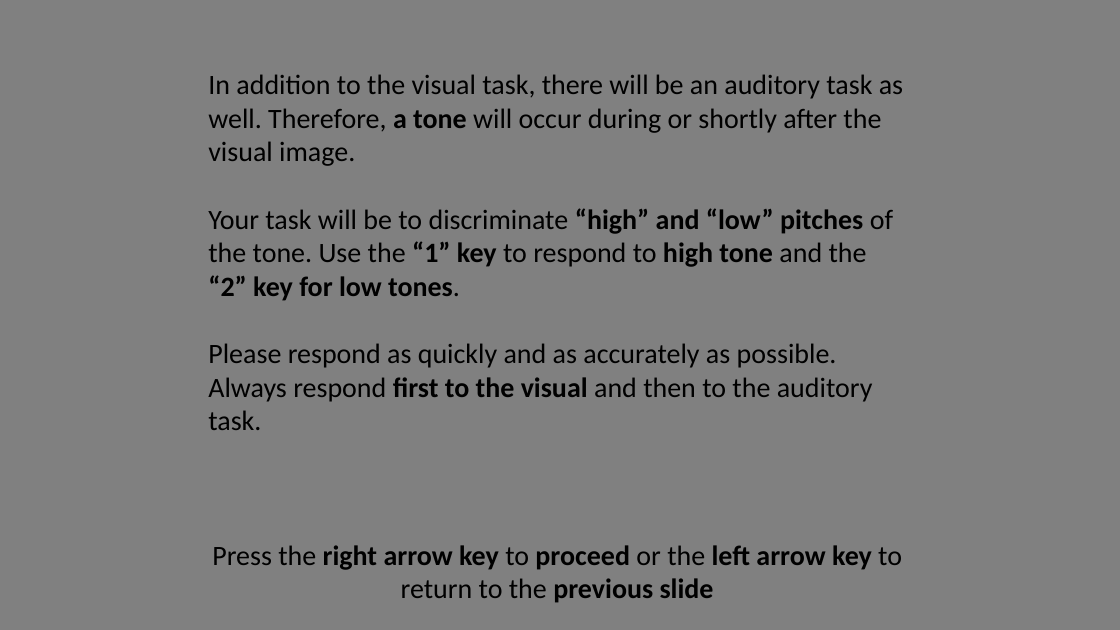
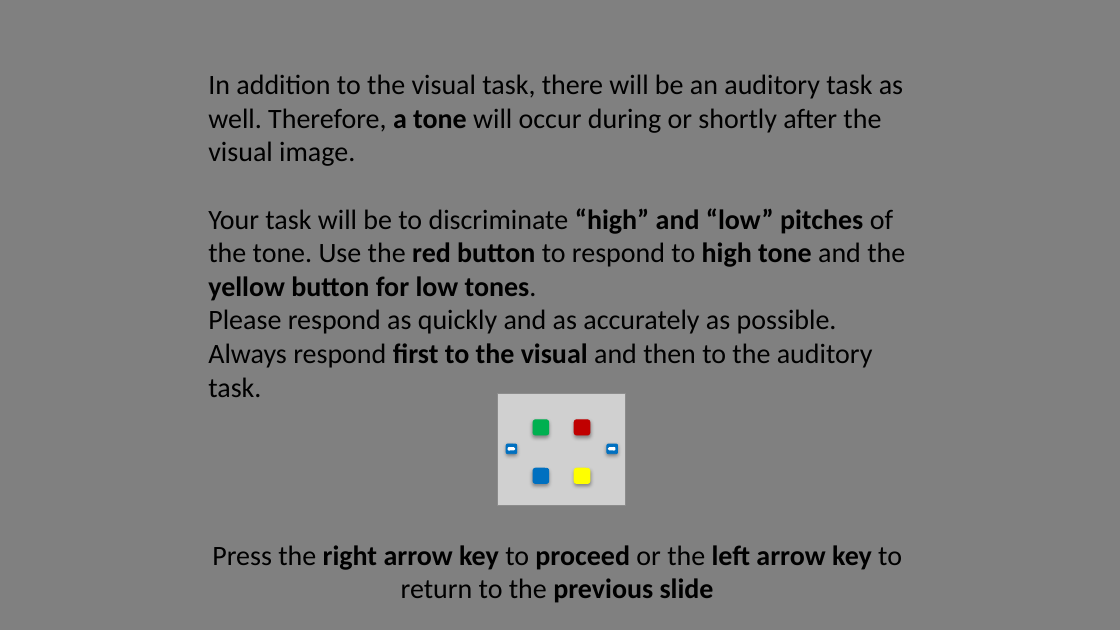
Before and after one commit to NCCLabMPI/Reconstructed_time_experiment, a slide deck: slide 4 of instructions/Instructions.pptx (slide 3 before the commit). Drawn at 1120x630 pixels with LibreOffice and Linux fonts; fonts in the diff are those of the drawing; grey boxes stand for pictures. Boxes give left, top, right and bottom in pixels: in the first picture for what was removed or moved away, otherwise in the second. Text is boxed around its words. In the diff, an @@ line names an element or a change of style, - is before the commit and + after.

```diff
--- a/instructions/Instructions.pptx
+++ b/instructions/Instructions.pptx
@@ text at <box>208,208,905,301</box>: text changed @@
-Your task will be to discriminate “high” and “low” pitches of the tone. Use the “1” key to respond to high tone and the “2” key for low tones.
+Your task will be to discriminate “high” and “low” pitches of the tone. Use the red button to respond to high tone and the yellow button for low tones.
@@ group added at <box>497,393,626,505</box>: 6 rounded rectangles, 2 right arrows, 1 picture @@
```
Also in this commit, not shown: 3 other slides changed, 2 slides added, 19 other files.
